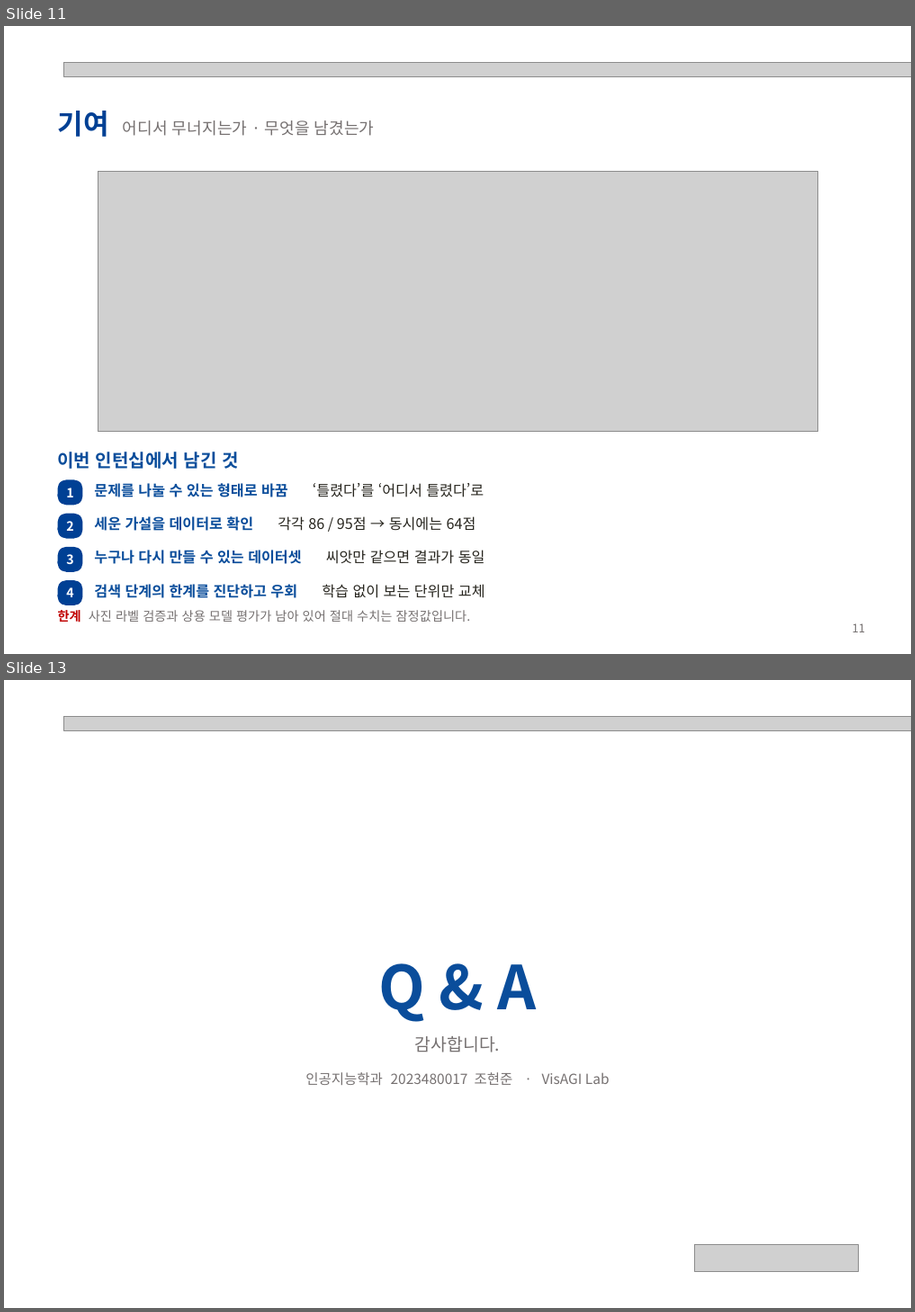
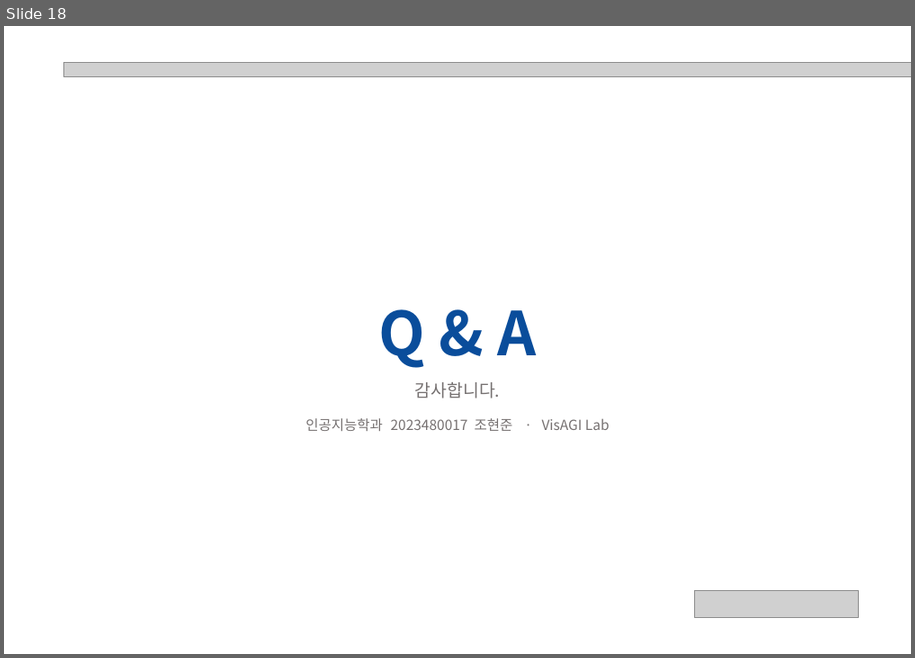
Before and after one commit to hjhj6411/tpo, a slide deck: presentation/POD-Bench_성과발표.pptx. Shown one above the other, each under a label of ours: slides 11 and 13 before the commit, slide 18 after it; the slides between them are not shown. The pictures are 915x1312 and 915x658 pixels, drawn with LibreOffice and Linux fonts; fonts in the diff are those of the drawing; grey boxes stand for pictures. Boxes give left, top, right and bottom in pixels: in the first picture for what was removed or moved away, otherwise in the second. Text is boxed around its words. In the diff, an @@ line names an element or a change of style, - is before the commit and + after.

```diff
--- a/presentation/POD-Bench_성과발표.pptx
+++ b/presentation/POD-Bench_성과발표.pptx
@@ slide 11 removed at <box>4,26,911,654</box>, background #FFFFFF @@
@@ picture removed at <box>64,63,911,77</box> @@
@@ text removed at <box>58,111,375,137</box> @@
-기여 어디서 무너지는가 · 무엇을 남겼는가
@@ picture removed at <box>98,172,818,431</box> @@
@@ text removed at <box>58,452,238,469</box> @@
-이번 인턴십에서 남긴 것
@@ rounded rectangle removed at <box>58,480,82,505</box> @@
-1
@@ text removed at <box>94,483,484,498</box> @@
-문제를 나눌 수 있는 형태로 바꿈 ‘틀렸다’를 ‘어디서 틀렸다’로
@@ rounded rectangle removed at <box>58,514,82,539</box> @@
-2
@@ text removed at <box>94,516,476,531</box> @@
-세운 가설을 데이터로 확인 각각 86 / 95점 → 동시에는 64점
@@ rounded rectangle removed at <box>58,547,82,572</box> @@
-3
@@ text removed at <box>94,548,486,567</box> @@
-누구나 다시 만들 수 있는 데이터셋 씨앗만 같으면 결과가 동일
@@ rounded rectangle removed at <box>58,580,82,606</box> @@
-4
@@ text removed at <box>94,584,486,598</box> @@
-검색 단계의 한계를 진단하고 우회 학습 없이 보는 단위만 교체
@@ text removed at <box>58,610,471,623</box> @@
-한계 사진 라벨 검증과 상용 모델 평가가 남아 있어 절대 수치는 잠정값입니다.
@@ text removed at <box>853,624,865,633</box> @@
-11
@@ what was slide 13 is now slide 18 @@
```
Also in this commit, not shown: 8 slides changed, 8 slides added, 2 other slides removed, 5 other files.
